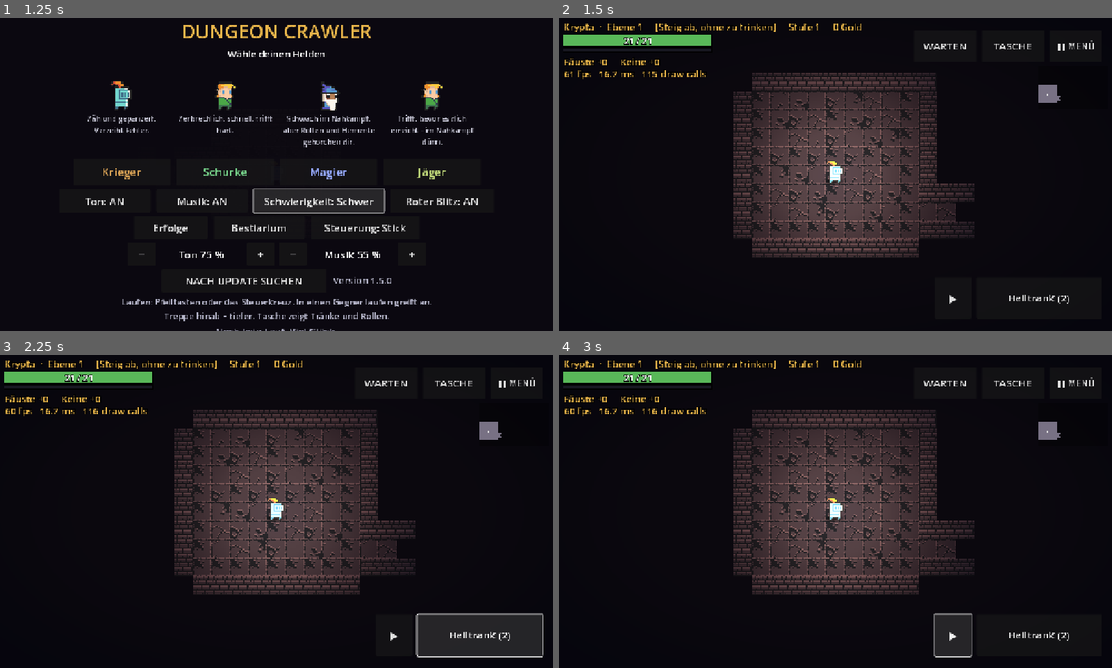
Above: before the commit, frames 1-4 (two rows, left to right).
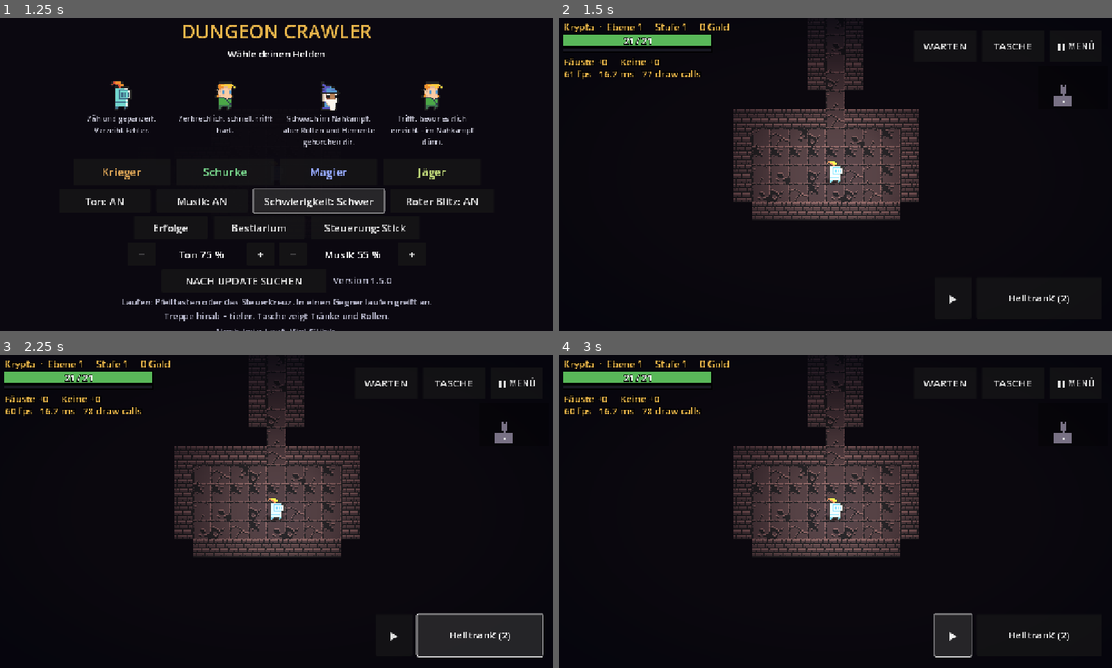
Above: after the commit, the same moments.

Repository: GermanDudeXX/dungeon-crawler
Game: Godot game, scene res://scenes/main.tscn
Two runs of this game, one before a commit and one after it. Both use one fixed random seed, a clock stepped at 60 frames per second and the inputs below.
Inputs:
- Up to frame 1 (1.25 s): click "Schwierigkeit: Normal" at 0.5 s
- Up to frame 2 (1.5 s): click "Krieger" at 1.25 s
- Up to frame 3 (2.25 s): click "Heiltrank (2)" at 2 s
- Up to frame 4 (3 s): click "▶" at 2.75 s

Frame 1 is identical in both runs. In frame 2, 13% of the frame differs, in the area x 15-93%, y 1-77%; in frame 3, 13%; in frame 4, 13%.

Commit message:
Godot: fünf Fehler aus der Review des eigenen Stapels
Der SCHIESSEN-Knopf wurde versteckt gebaut und nie wieder gezeigt. Auf
dem Handy stand damit ein Jäger mit Bogen da und hatte keine
Möglichkeit, ihn zu benutzen, sobald automatisches Schießen aus war.

Die Windows-Installationsfrage lag hinter dem Titelbildschirm. Der ist
undurchsichtig und wird später gebaut, also war die Frage unsichtbar und
unklickbar; sie wird jetzt nach vorne geholt.

Die Batchdatei, die unter Windows die laufende .exe austauscht, hatte
bloße Zeilenvorschübe. cmd.exe ist da eigen - ein Skript mit einer
Sprungmarke in einer Schleife, und genau das ist es, kann sich damit
verlaufen. Jetzt echte Wagenrückläufe, aus den Zeichencodes gebaut.

Eine abgelehnte Kulisse kostete den ganzen Platz: ein Banner, das für
eine Stelle ohne Wand dahinter gewürfelt wurde, verschwand ersatzlos, und
Ebenen verloren still die Hälfte ihrer Deko an Regeln darüber, wo Deko
nicht stehen darf. Jetzt sechs Versuche pro Stück.

Und dieselbe Türregel gilt jetzt auch in Themenräumen, die getrennt
möbliert werden - die Regel stand vorher nur in der anderen Hälfte.

Dazu: eine Tür wird nicht mehr auf ein besetztes Feld gehängt.

Co-Authored-By: Claude Opus 5 <noreply@anthropic.com>
Claude-Session: https://claude.ai/code/session_01WQiUvBCjkdxtXigdz77eh9

Diff:
--- a/godot/scripts/game.gd
+++ b/godot/scripts/game.gd
@@ -208,6 +208,10 @@
 	# single file sitting wherever it was downloaded, and it can move into
 	# a folder of its own if that is wanted.
 	if Setup.worth_offering() and not settings.get("install_asked", false):
+		# In front of the title screen, which is opaque and was built after
+		# this one - so without moving it the offer sits behind a solid
+		# panel and cannot be seen, let alone pressed.
+		_setup_panel.get_parent().move_to_front()
 		_setup_panel.visible = true
 
 
@@ -795,26 +799,33 @@
 	# whole.
 	decor.clear()
 	for _piece in range(4 + depth / 2):
-		var spot: Variant = _free_cell(spawn_rooms)
-		if spot == null:
-			continue
-		var piece: String = DECOR[rng.randi() % DECOR.size()]
-		# A banner hangs on a wall. Dropped on open floor it is a flag
-		# lying in the middle of a room, which is what it looked like -
-		# so one only goes down where there is a wall behind it to hang
-		# from, and it is drawn half a tile up, against that wall.
-		if piece.begins_with("wall_banner") \
-				and Dungeon.is_walkable(grid, spot.x, spot.y - 1):
-			continue
-		# And nothing solid in a doorway. A crate in front of a door
-		# does not seal the floor off - there is always a way round -
-		# but it does turn the door into furniture, and standing in a
-		# doorway is the one place scenery has no business being.
-		if piece in Data.BLOCKING_DECOR and _beside_a_door(spot):
-			continue
-		decor[spot] = piece
-		if piece in Data.BLOCKING_DECOR and _seals_something():
-			decor.erase(spot)
+		# Each piece gets a few tries rather than one. A banner that came
+		# up for a spot with no wall behind it used to cost the whole slot,
+		# and floors quietly lost half their scenery to rules about where
+		# scenery may not go.
+		for _attempt in 6:
+			var spot: Variant = _free_cell(spawn_rooms)
+			if spot == null:
+				break
+			var piece: String = DECOR[rng.randi() % DECOR.size()]
+			# A banner hangs on a wall. Dropped on open floor it is a flag
+			# lying in the middle of a room, which is what it looked like -
+			# so one only goes down where there is a wall behind it to hang
+			# from, and it is drawn half a tile up, against that wall.
+			if piece.begins_with("wall_banner") \
+					and Dungeon.is_walkable(grid, spot.x, spot.y - 1):
+				continue
+			# And nothing solid in a doorway. A crate in front of a door
+			# does not seal the floor off - there is always a way round -
+			# but it does turn the door into furniture, and standing in a
+			# doorway is the one place scenery has no business being.
+			if piece in Data.BLOCKING_DECOR and _beside_a_door(spot):
+				continue
+			decor[spot] = piece
+			if piece in Data.BLOCKING_DECOR and _seals_something():
+				decor.erase(spot)
+				continue
+			break
 
 
 	# Somebody chained up. Placed like the shrine - only where the hero
@@ -1403,6 +1414,11 @@
 		var spot: Variant = _free_cell([room], within)
 		if spot == null:
 			continue
+		# The same rule the rest of the scenery follows: nothing solid in
+		# a doorway. A themed room is furnished separately, and the rule
+		# was only written into the other half.
+		if chosen["decor"] in Data.BLOCKING_DECOR and _beside_a_door(spot):
+			continue
 		decor[spot] = chosen["decor"]
 		if chosen["decor"] in Data.BLOCKING_DECOR and _seals_something():
 			decor.erase(spot)
@@ -1451,6 +1467,11 @@
 			if rng.randf() >= Data.DOOR_CHANCE:
 				continue
 			if cell == stairs or cell == up_stairs or cell == Vector2i(player.x, player.y):
+				continue
+			# Doors are hung after everything has been put down, so the cell
+			# has to be empty: a shut door with a monster inside it is a
+			# monster in a wall.
+			if occupied(cell) or taken(cell):
 				continue
 			if doors.has(cell):
 				continue
@@ -5429,6 +5450,11 @@
 	_play_ui.get_node("stats").text = line
 	_play_ui.get_node("gear").text = gear
 	_update_minimap()
+	# The shooting button appears for whoever can shoot. It was built
+	# hidden and then never shown again, which left a ranger on a phone
+	# with auto-shooting turned off holding a bow and no way to loose it.
+	if _shoot_button != null:
+		_shoot_button.visible = player.reach() > 0
 	if _drink_button != null:
 		if player.potions <= 0:
 			_drink_button.text = "KEINE TRÄNKE"
--- a/godot/scripts/updater.gd
+++ b/godot/scripts/updater.gd
@@ -274,10 +274,13 @@
 ## Everything is written with the rights the player already has - the
 ## game installs itself under the user's own AppData, so replacing it
 ## needs no administrator and no prompt.
-## Batch files want carriage returns. Named, because a literal one in
-## the middle of the script below is unreadable.
-const BAT_NL := "
-"
+## Batch files want carriage returns, and cmd.exe is particular about
+## it: a script with bare line feeds can lose its way on a label, and
+## this one jumps to one in a loop. Built from the two character codes
+## rather than written out, because an escape inside the script below
+## is one more thing to get wrong.
+static func bat_nl() -> String:
+	return String.chr(13) + String.chr(10)
 
 
 ## The batch file, as text. Kept apart from writing it so it can be read
@@ -285,16 +288,16 @@
 ## process and then moves a file over another one is not something to
 ## test by running it.
 static func swap_script(pid: int, fresh: String, running: String) -> String:
-	return ("@echo off" + BAT_NL
-		+ ":wait" + BAT_NL
-		+ "tasklist /FI \"PID eq %d\" | find \"%d\" >nul" % [pid, pid] + BAT_NL
-		+ "if not errorlevel 1 (" + BAT_NL
-		+ "  ping -n 2 127.0.0.1 >nul" + BAT_NL
-		+ "  goto wait" + BAT_NL
-		+ ")" + BAT_NL
-		+ "move /y \"%s\" \"%s\" >nul" % [fresh, running] + BAT_NL
-		+ "start \"\" \"%s\"" % running + BAT_NL
-		+ "del \"%~f0\"" + BAT_NL)
+	return ("@echo off" + bat_nl()
+		+ ":wait" + bat_nl()
+		+ "tasklist /FI \"PID eq %d\" | find \"%d\" >nul" % [pid, pid] + bat_nl()
+		+ "if not errorlevel 1 (" + bat_nl()
+		+ "  ping -n 2 127.0.0.1 >nul" + bat_nl()
+		+ "  goto wait" + bat_nl()
+		+ ")" + bat_nl()
+		+ "move /y \"%s\" \"%s\" >nul" % [fresh, running] + bat_nl()
+		+ "start \"\" \"%s\"" % running + bat_nl()
+		+ "del \"%~f0\"" + bat_nl())
 
 
 func _swap_windows_build(fresh: String) -> bool:
